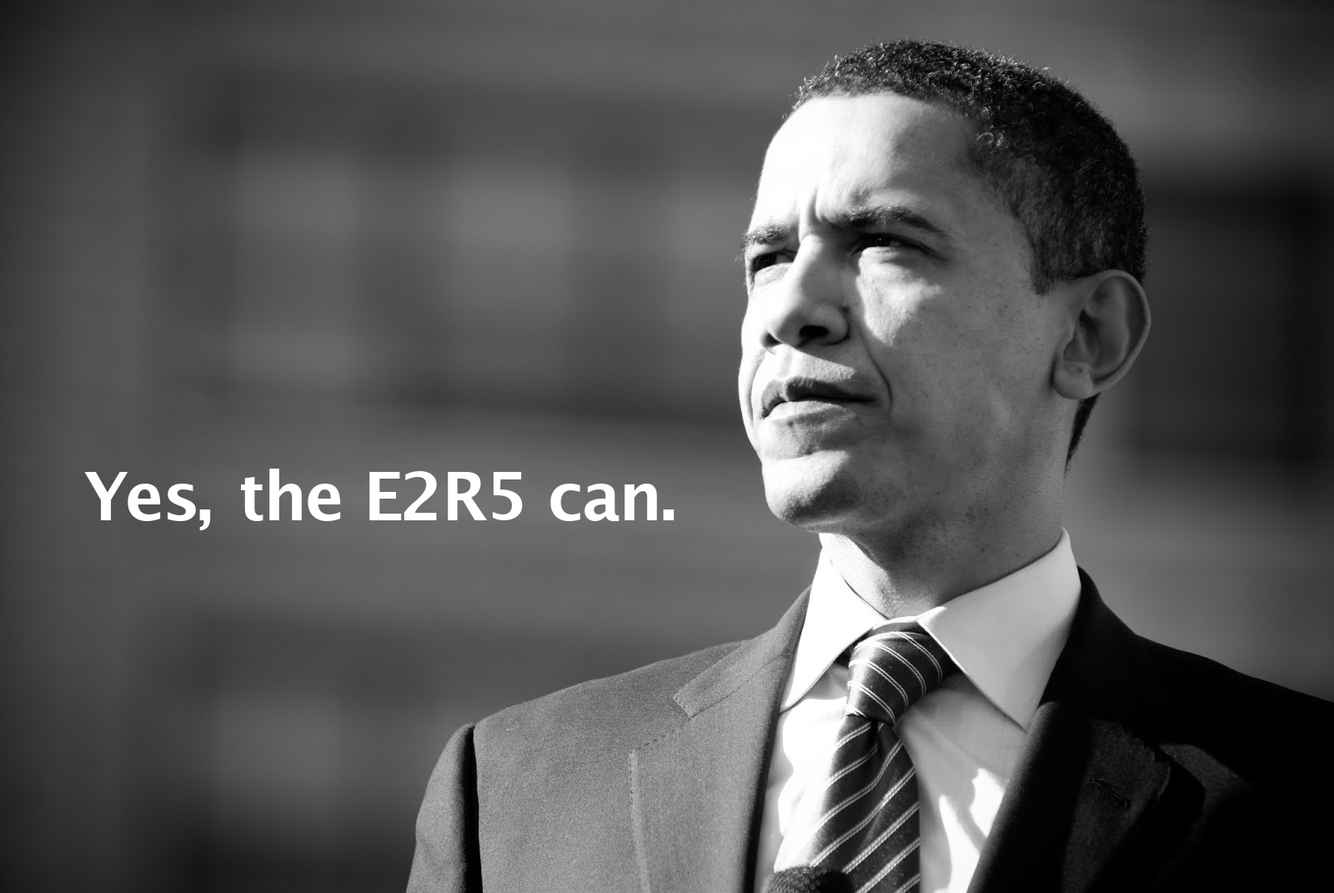
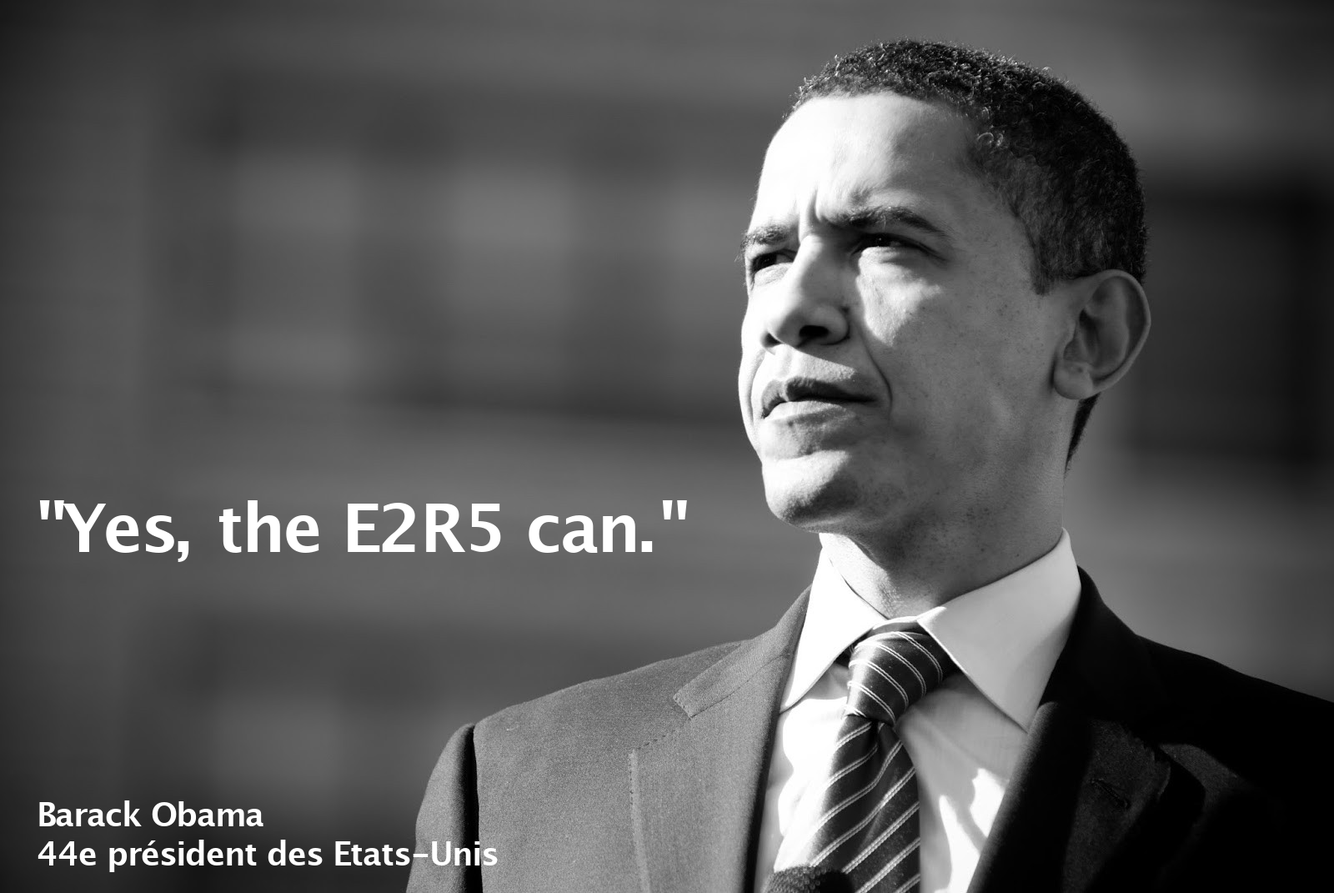
Two versions of the same layered image (1334px x 893px). Layer-by-layer changes:
renamed "Yes, the E2R5 can." to "'Yes, the E2R5 can.' ...", painted on it over [37, 468, 688, 873]
